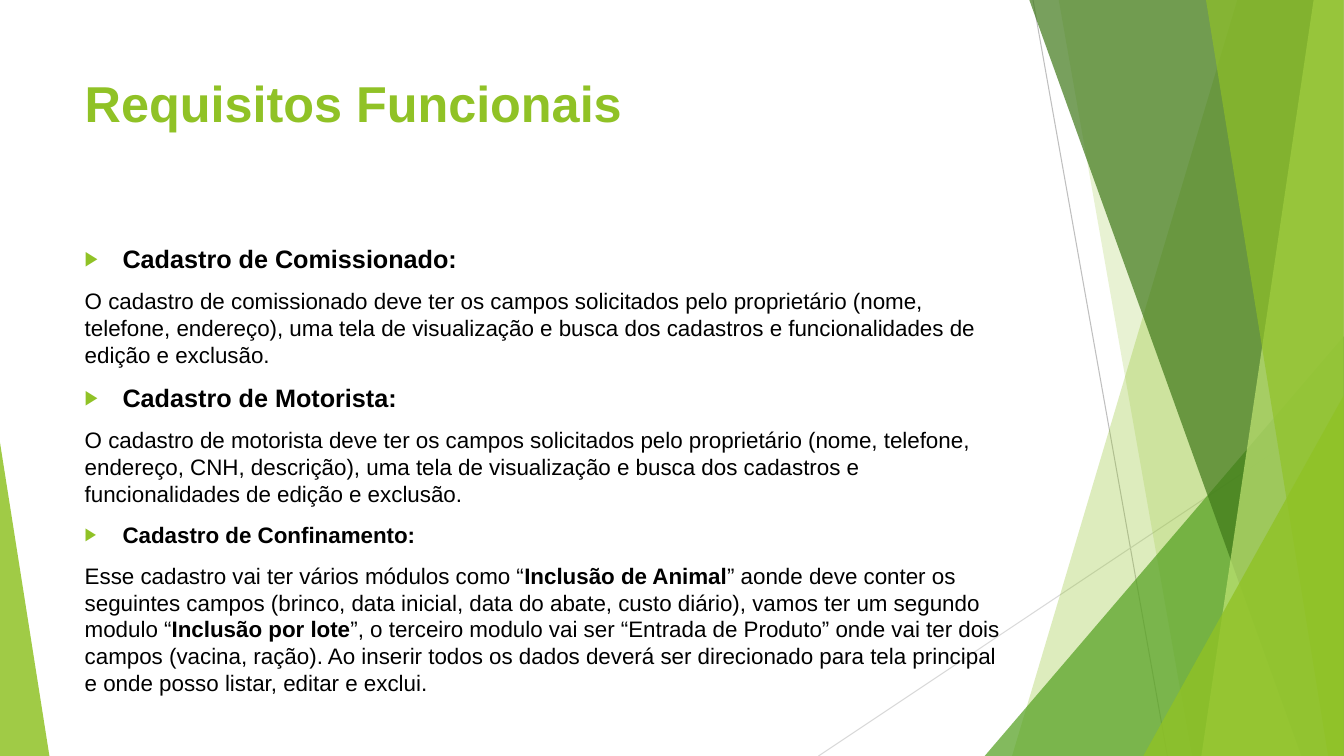
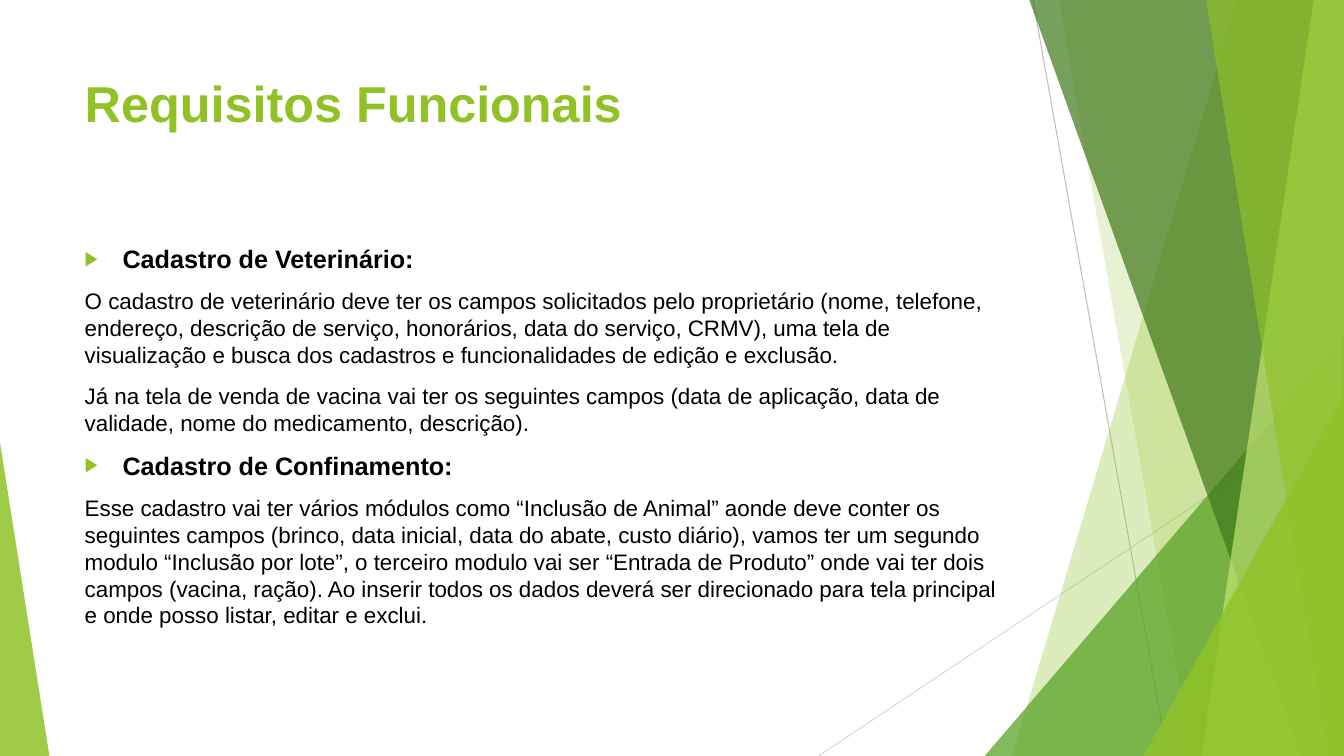
Before and after one commit to chav1985/GerenciamentoBovinos, a slide deck: slide 6 of GerenciamentoBovinos/Documentação/Gerenciamento de Bovino.pptx (slide 7 before the commit). Drawn at 1344x756 pixels with LibreOffice and Linux fonts; fonts in the diff are those of the drawing. Boxes give left, top, right and bottom in pixels: in the first picture for what was removed or moved away, otherwise in the second. Text is boxed around its words. In the diff, an @@ line names an element or a change of style, - is before the commit and + after.

```diff
--- a/GerenciamentoBovinos/Documentação/Gerenciamento de Bovino.pptx
+++ b/GerenciamentoBovinos/Documentação/Gerenciamento de Bovino.pptx
@@ text at bbox=[85, 249, 982, 436]: text changed @@
-▶ Cadastro de Comissionado:
-O cadastro de comissionado deve ter os campos solicitados pelo proprietário (nome, telefone, endereço), uma tela de visualização e busca dos cadastros e funcionalidades de edição e exclusão.
-▶ Cadastro de Motorista:
-O cadastro de motorista deve ter os campos solicitados pelo proprietário (nome, telefone, endereço, CNH, descrição), uma tela de visualização e busca dos cadastros e funcionalidades de edição e exclusão.
+▶ Cadastro de Veterinário:
+O cadastro de veterinário deve ter os campos solicitados pelo proprietário (nome, telefone, endereço, descrição de serviço, honorários, data do serviço, CRMV), uma tela de visualização e busca dos cadastros e funcionalidades de edição e exclusão.
+Já na tela de venda de vacina vai ter os seguintes campos (data de aplicação, data de validade, nome do medicamento, descrição).
@@ text at bbox=[85, 456, 995, 628]: size 16 to 18 pt in "Cadastro de Confinamento:"; bold off in "“Inclusão de Animal” “Inclusão por lote”," @@
```
Also in this commit, not shown: 5 other slides changed, 1 slide added, 1 slide removed.
